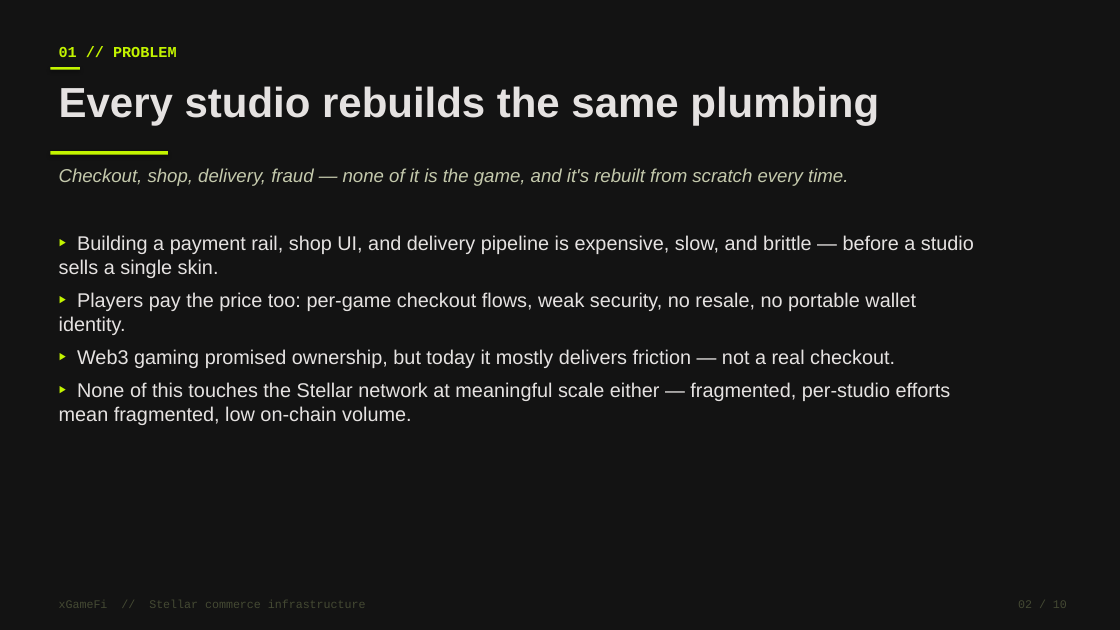
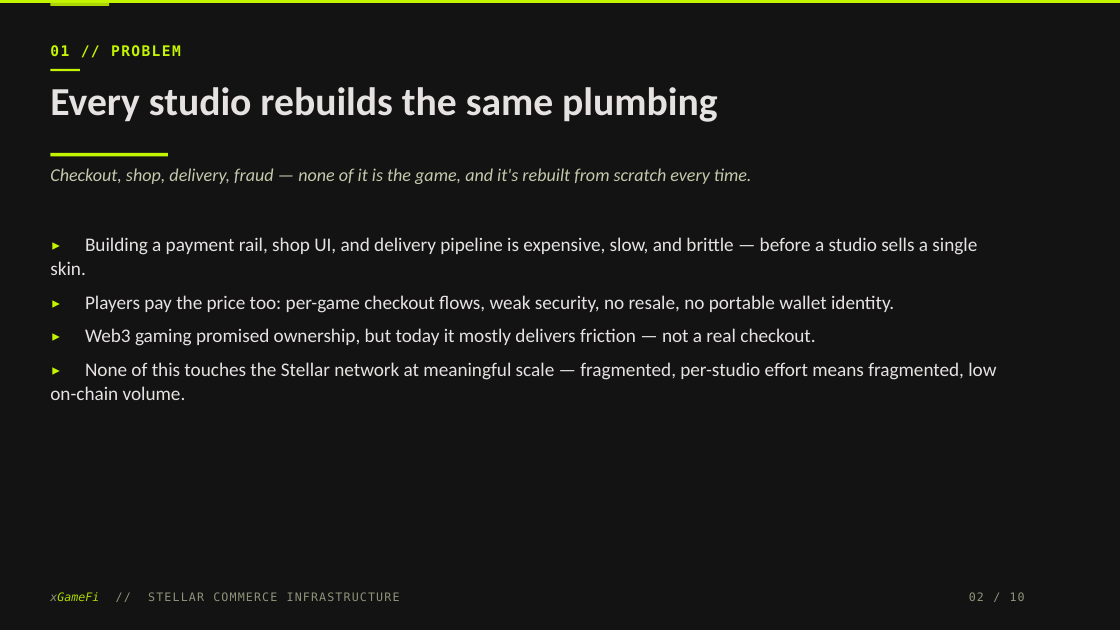
Before and after one commit to christian-manalang/xgamefi, a slide deck: slide 2 of docs/pitch-deck-v3.pptx. Drawn at 1120x630 pixels with LibreOffice and Linux fonts; fonts in the diff are those of the drawing. Boxes give left, top, right and bottom in pixels: in the first picture for what was removed or moved away, otherwise in the second. Text is boxed around its words. In the diff, an @@ line names an element or a change of style, - is before the commit and + after.

```diff
--- a/docs/pitch-deck-v3.pptx
+++ b/docs/pitch-deck-v3.pptx
@@ rectangle added at (0, 0, 1120, 3), fill #C3F400 @@
@@ rectangle added at (50, 3, 109, 5), fill #ABD600 @@
@@ text "01 // PROBLEM" at (50, 45, 181, 57): size 13 to 12.5 pt, font Courier New to DejaVu Sans Mono, letter spacing 0 to 1.2 pt @@
@@ text "Every studio rebuilds the same ..." at (50, 87, 717, 122): size 36 to 34 pt, font Arial to Calibri @@
@@ rectangle at (50, 69, 80, 71): shadow off @@
@@ text "Checkout, shop, delivery, fraud — ..." at (50, 168, 752, 184): size 16 to 15.5 pt, font Arial to Calibri @@
@@ rectangle at (50, 153, 168, 156): shadow off @@
@@ text at (50, 237, 996, 400): text changed; size 17 to 16.5 pt; font Arial to Calibri @@
-‣ Building a payment rail, shop UI, and delivery pipeline is expensive, slow, and brittle — before a studio sells a single skin.
-‣ Players pay the price too: per-game checkout flows, weak security, no resale, no portable wallet identity.
-‣ Web3 gaming promised ownership, but today it mostly delivers friction — not a real checkout.
-‣ None of this touches the Stellar network at meaningful scale either — fragmented, per-studio efforts mean fragmented, low on-chain volume.
+▸ Building a payment rail, shop UI, and delivery pipeline is expensive, slow, and brittle — before a studio sells a single skin.
+▸ Players pay the price too: per-game checkout flows, weak security, no resale, no portable wallet identity.
+▸ Web3 gaming promised ownership, but today it mostly delivers friction — not a real checkout.
+▸ None of this touches the Stellar network at meaningful scale — fragmented, per-studio effort means fragmented, low on-chain volume.
@@ text at (50, 592, 400, 601): text changed; font Courier New to DejaVu Sans Mono; text colour #444933 to #8E9379 @@
-xGameFi // Stellar commerce infrastructure
+xGameFi // STELLAR COMMERCE INFRASTRUCTURE
@@ text "02 / 10": place and size @@
-text "02 / 10" at (1018, 600, 1067, 608)
+text "02 / 10" at (969, 592, 1025, 601)
@@ text "02 / 10" at (969, 592, 1025, 601): font Courier New to DejaVu Sans Mono, text colour #444933 to #8E9379, letter spacing 0 to 1 pt @@
```
Also in this commit, not shown: 9 other slides changed.
